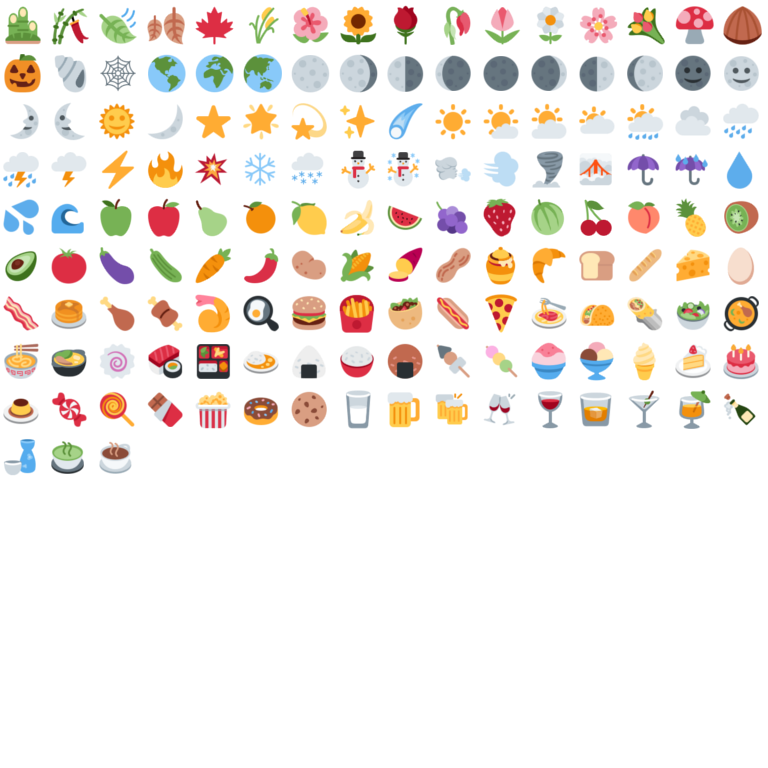
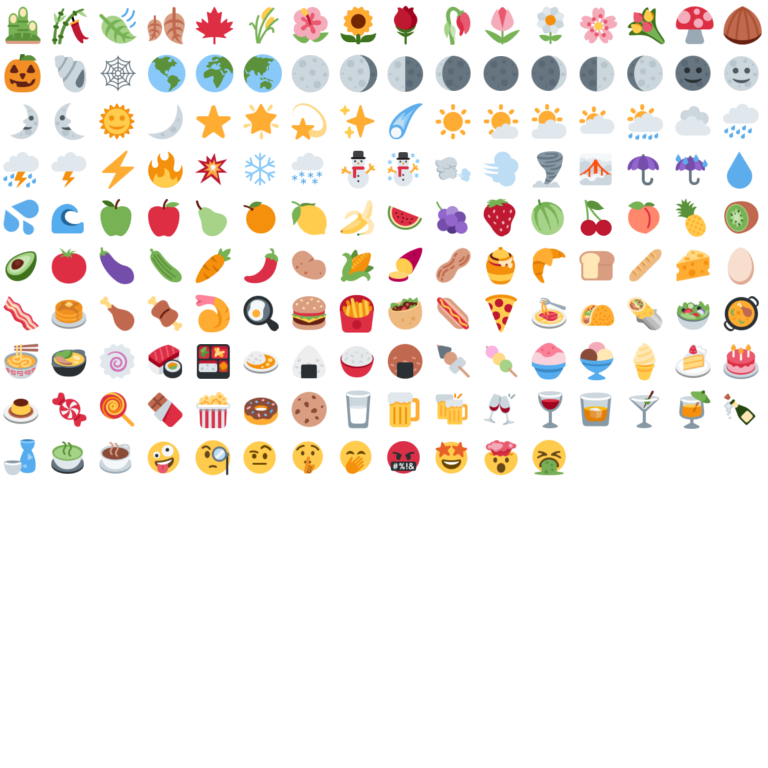
Two versions of the same layered image (w=768, h=768). Layer-by-layer changes:
added layer ":face_vomiting:" above ":exploding_head:" over left=532, top=439, right=567, bottom=476
added layer ":exploding_head:" above ":star_struck:" over left=484, top=440, right=519, bottom=476
added layer ":star_struck:" above ":face_with_symbols_over_mouth:" over left=435, top=441, right=468, bottom=474
added layer ":face_with_symbols_over_mouth:" above ":face_with_hand_over_mouth:" over left=387, top=441, right=420, bottom=474
added layer ":face_with_hand_over_mouth:" above ":shushing_face:" over left=339, top=440, right=372, bottom=474
added layer ":shushing_face:" above ":face_with_raised_eyebrow:" over left=292, top=441, right=324, bottom=474
added layer ":face_with_raised_eyebrow:" above ":face_with_monocle:" over left=243, top=441, right=276, bottom=474
added layer ":face_with_monocle:" above ":crazy_face::" over left=195, top=440, right=231, bottom=476
added layer ":crazy_face::" above ":coffee:" over left=147, top=441, right=180, bottom=474
